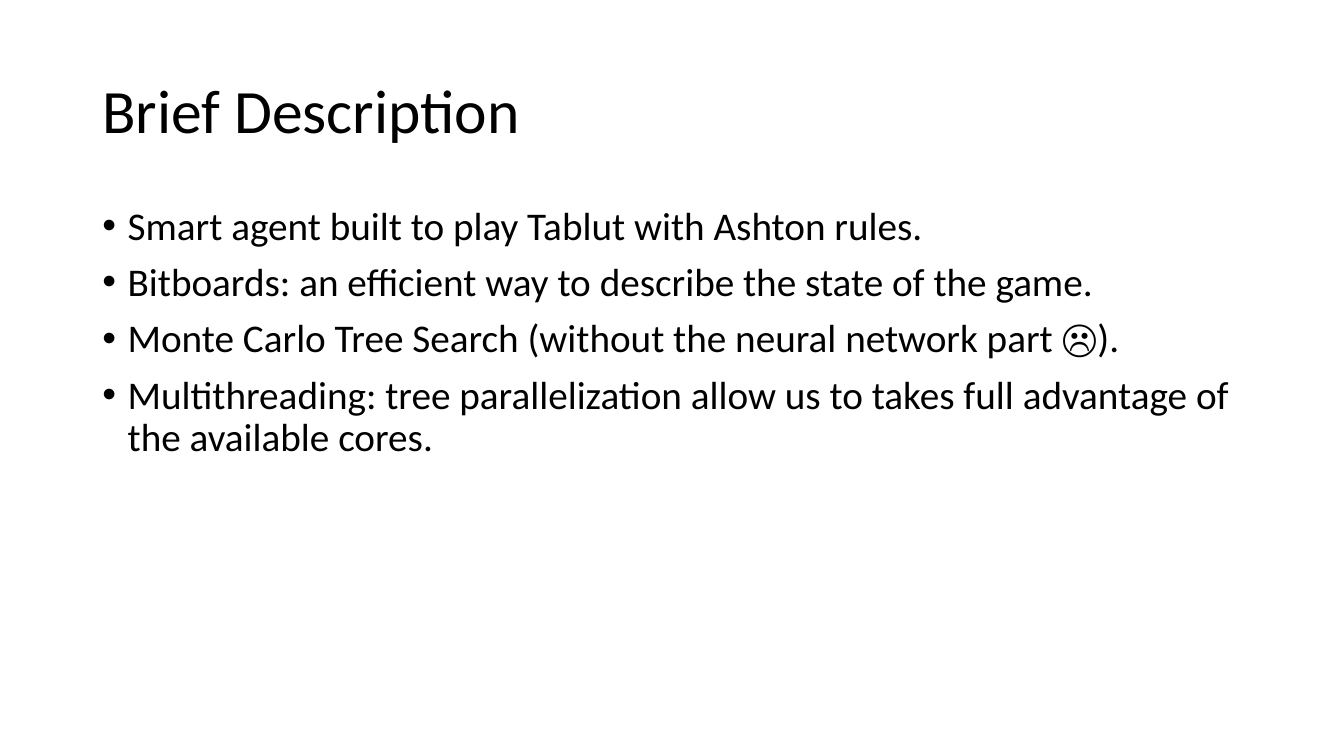
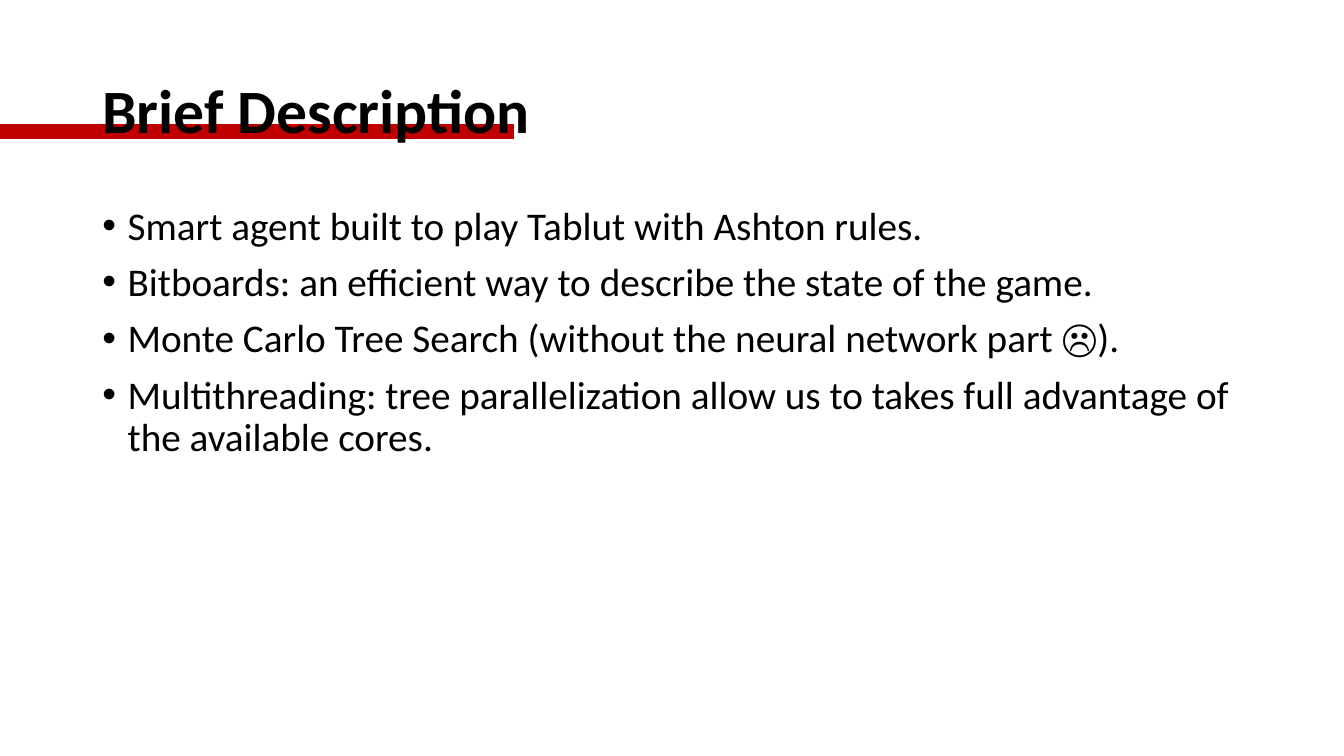
Before and after one commit to mazzo98/Tablut, a slide deck: slide 2 of TeamAngio - Tablut.pptx. Drawn at 1344x756 pixels with LibreOffice and Linux fonts; fonts in the diff are those of the drawing. Boxes give left, top, right and bottom in pixels: in the first picture for what was removed or moved away, otherwise in the second. Text is boxed around its words. In the diff, an @@ line names an element or a change of style, - is before the commit and + after.

```diff
--- a/TeamAngio - Tablut.pptx
+++ b/TeamAngio - Tablut.pptx
@@ title "Brief Description" at bbox=[102, 89, 530, 143]: bold on @@
@@ rectangle added at bbox=[0, 125, 513, 138], fill #C00000, outline #C00000 1 pt @@
```
Also in this commit, not shown: 6 other slides changed.
